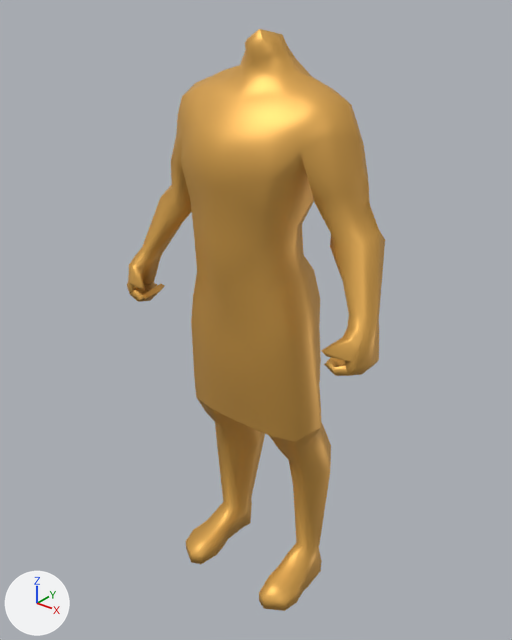
What one commit did to the COLLADA model art/animation/biped/infantry/swordsman/attack_melee_2h_a.dae.
Camera for both pictures: a 50 mm camera at (2.64, -3.31, 4.12) aimed at (-0.04, 0.03, 2.04). Every picture has the same lights, and +X, +Y and +Z are marked at lower left. Vertices at the same position are counted once.

The scene before the commit, as lines of its bpy script (objects in view):
```python
mat_skin = principled_material('Skin')
mat_skin.base_color = (0.8, 0.433, 0.0937)  # orange #e7b056
mat_skin.metallic = 0.5
me_cube_016 = bpy.data.meshes.new('Cube.016')
me_cube_016.from_pydata(...)  # 423 vertices, 836 faces; spans x -0.96..0.96, y -0.41..0.4, z 0.0..3.85
me_cube_016.materials.append(mat_skin)  # orange #e7b056
# before: 47 (0.38, 0.21, 3.54) at pixel (334, 89), 49 (0.45, 0.28, 3.3), 52 (0.4, 0.07, 3.19), 57 (0.51, 0.18, 3.48) at pixel (351, 104), 61 (0.55, 0.06, 3.51) at pixel (345, 100)
# before: 63 (0.53, 0.23, 3.37) at pixel (357, 122), 65 (0.64, 0.07, 3.32) at pixel (358, 138)
ob_m_tunic_long = bpy.data.objects.new('m_tunic_long', me_cube_016)
ob_m_tunic_long.location = (0.0, 0.0, 0.0)
```
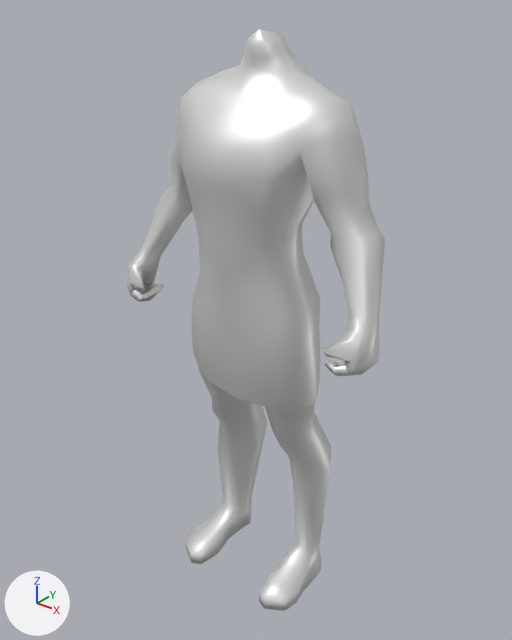
Where the change shows, as pixel boxes (x1, y1, x2, y2) in the pictures (512 x 640 px; the box of a moved part takes in the faces that stretch with it):
'm_tunic_long', recoloured, reshaped (orange to white): (127, 29, 385, 611) in both
part 1 of me_cube_016, moved or reshaped: before (190, 188, 320, 325); after (191, 188, 320, 325)
part 2 of me_cube_016, moved or reshaped: (193, 352, 331, 491) in both
part 3 of me_cube_016, moved or reshaped: before (313, 77, 358, 136); after (313, 78, 358, 136)

What the commit changed:
Material 'Skin' (mat_skin) changes colour from orange #e7b056 to white #e7e7e7; in linear values from (0.8, 0.433, 0.0937) to (0.8, 0.8, 0.8).
me_cube_016 has 423 vertices, 836 faces and spans x -0.96..0.96, y -0.41..0.4, z 0.0..3.85.
me_cube_016 is used by ob_m_tunic_long; location (0.0, 0.0, 0.0).
Verts and faces of me_cube_016; kept vertices keep their numbers, new ones are numbered from 423.
Part 1, on me_cube_016:
2 vertices are removed from x -0.3..0.3, y 0.2, z 2.43.
14 faces are deleted.
9 vertices move from x -0.38..0.38, y -0.39..0.19, z 2.42..2.72 to x -0.36..0.36, y -0.37..0.17, z 2.42..2.72.
2 vertices are added at (0.28, 0.18, 2.43), (-0.28, 0.18, 2.43).
14 new faces join them.
Part 2, on me_cube_016:
31 vertices are removed from x -0.44..0.44, y -0.23..0.31, z 1.09..1.59.
106 faces are deleted.
4 vertices in x 0.21..0.5, y 0.0..0.3, z 1.21..1.6 move by (-0.03, 0.0, 0.0).
4 vertices in x -0.5..-0.21, y 0.0..0.3, z 1.21..1.6 move by (0.03, 0.0, 0.0).
13 vertices move from x -0.5..0.5, y -0.29..0.32, z 1.13..1.79 to x -0.44..0.44, y -0.28..0.31, z 1.13..1.79.
31 vertices are added at x -0.42..0.42, y -0.19..0.27, z 1.07..1.72.
106 new faces join them.
Part 3, on me_cube_016:
Faces deleted: (57, 61, 63), (61, 65, 63).
Vertex 47 moves to (0.37, 0.19, 3.53), pixel (331, 92).
Vertex 49 moves to (0.44, 0.25, 3.29).
Vertex 52 moves to (0.41, 0.07, 3.21).
New faces: (57, 61, 65), (57, 65, 63).
